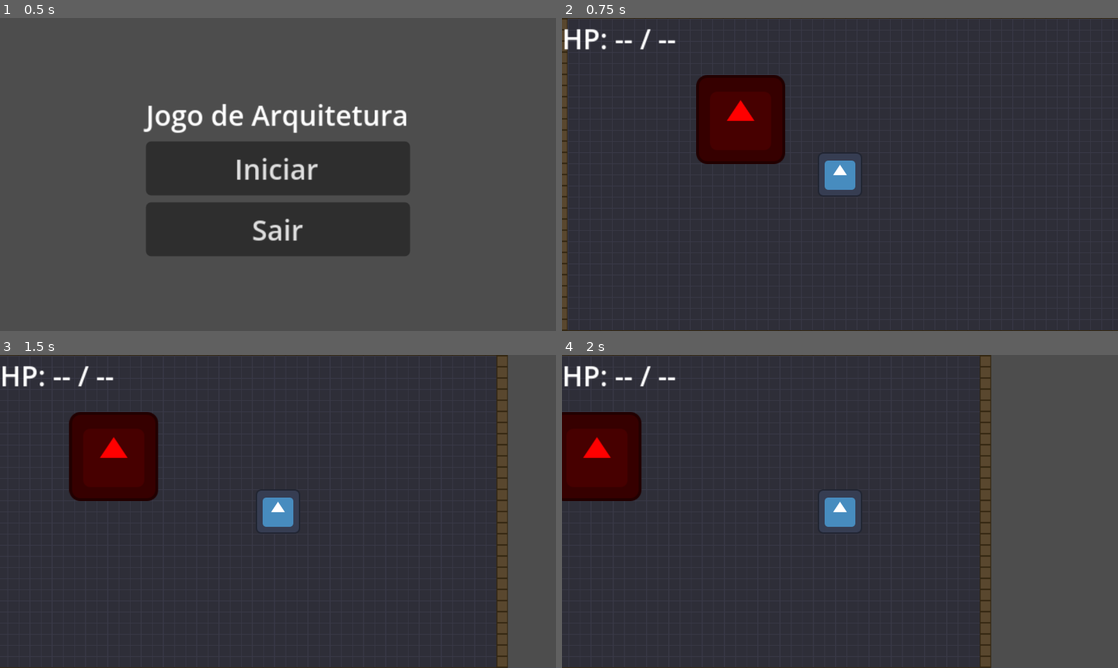
Above: before the commit, frames 1-4 (two rows, left to right).
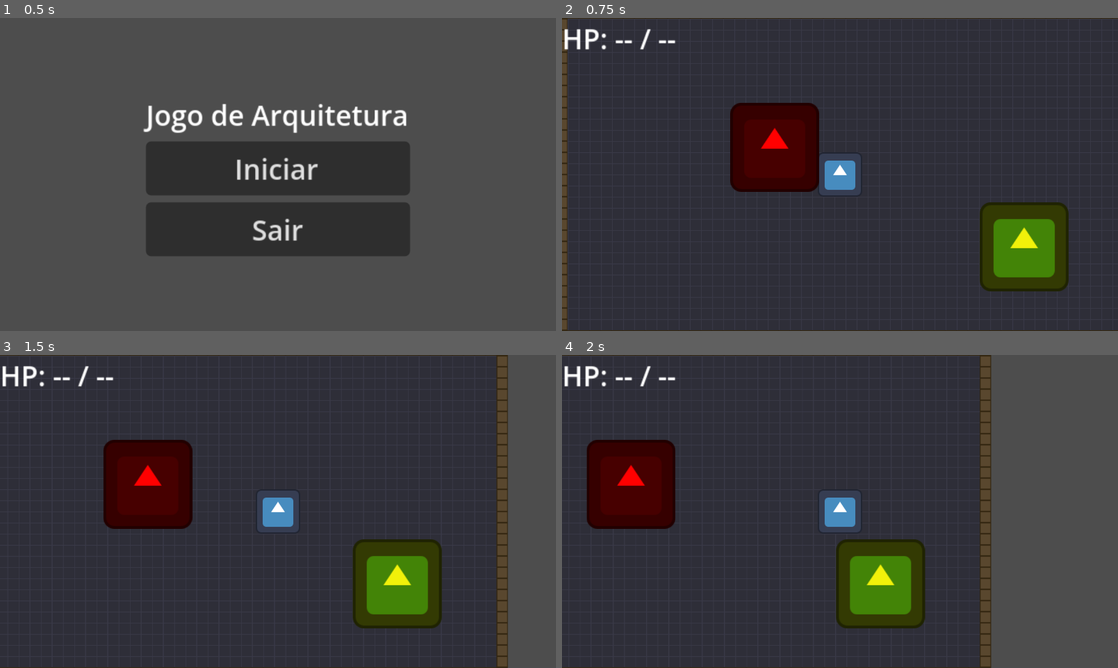
Above: after the commit, the same moments.

Repository: UnBArqDsw2026-1-Turma02/2026.1-T02_G1_MadDev_Entrega_03
Game: Godot game, scene res://scenes/ui/main_menu.tscn
Same seed, same stepped clock (60 frames per second), same inputs: the game is played once before the commit and once after it. The engine's default icon, where the game draws it, is replaced by a stand-in: a white triangle on a blue panel in a dark square.
Inputs:
- Up to frame 1 (0.5 s): no input
- Up to frame 2 (0.75 s): click "Iniciar" at 0.5 s
- Up to frame 3 (1.5 s): tap Enter at 1.25 s; hold D (move_right) from 1.28 s (still down); tap Space (dash) at 1.35 s
- Up to frame 4 (2 s): keep holding D (move_right)

Frame 1 is identical in both runs. In frame 2, 10% of the frame differs, in the area x 24-92%, y 18-88%; in frame 3, 10%, in the area x 12-80%, y 18-88%; in frame 4, 9.8%.

Commit message:
atualizacoes no metodo de spawn

Diff:
--- a/jogo/scenes/world/test_room.tscn
+++ b/jogo/scenes/world/test_room.tscn
@@ -6,7 +6,8 @@
 [ext_resource type="Script" uid="uid://broomvalid001" path="res://scripts/world/room_validator.gd" id="4_ytumw"]
 [ext_resource type="PackedScene" uid="uid://cv0xhs4eb6465" path="res://scenes/world/door.tscn" id="5_fc6vu"]
 [ext_resource type="PackedScene" uid="uid://bpausemenu001" path="res://scenes/ui/pause_menu.tscn" id="6_pause"]
-[ext_resource type="PackedScene" uid="uid://djf6b503y8c2n" path="res://scenes/enemies/enemy.tscn" id="7_u3u0o"]
+[ext_resource type="Script" uid="uid://dsawei2qls5mw" path="res://scripts/enemies/basic_enemy_spawner.gd" id="7_6s7be"]
+[ext_resource type="Script" uid="uid://c7lt8ue0cwaui" path="res://scripts/enemies/ranged_enemy_spawner.gd" id="7_u3u0o"]
 
 [node name="TestRoom" type="Node2D" unique_id=2062937570]
 
@@ -23,7 +24,6 @@
 
 [node name="RoomValidator" type="Node" parent="." unique_id=356141330]
 script = ExtResource("4_ytumw")
-managed_door_ids = Array[String](["", "", "", ""])
 
 [node name="Door" parent="." unique_id=2127026036 instance=ExtResource("5_fc6vu")]
 position = Vector2(-44, -106)
@@ -33,5 +33,10 @@
 
 [node name="PauseMenu" parent="PauseLayer" unique_id=881234567 instance=ExtResource("6_pause")]
 
-[node name="Enemy" parent="." unique_id=1129722874 instance=ExtResource("7_u3u0o")]
-position = Vector2(9, 33)
+[node name="spawn2" type="Node2D" parent="." unique_id=1154256912]
+position = Vector2(58, 73)
+script = ExtResource("7_6s7be")
+
+[node name="spawn" type="Node2D" parent="." unique_id=1541222538]
+position = Vector2(417, 216)
+script = ExtResource("7_u3u0o")
--- a/jogo/scripts/autoloads/game_mediator.gd
+++ b/jogo/scripts/autoloads/game_mediator.gd
@@ -4,6 +4,7 @@
 
 const EVENT_PLAYER_HEALTH_CHANGED: StringName = &"player_health_changed"
 const EVENT_PLAYER_DIED: StringName = &"player_died"
+const EVENT_ENEMY_SPAWNED: StringName = &"enemy_spawned"
 const EVENT_ENEMY_DIED: StringName = &"enemy_died"
 const EVENT_ROOM_CLEARED: StringName = &"room_cleared"
 const EVENT_RUN_STARTED: StringName = &"run_started"
--- /dev/null
+++ b/jogo/scripts/enemies/basic_enemy_spawner.gd
@@ -0,0 +1,8 @@
+## Factory Method Pattern — ConcreteCreator para inimigo básico.
+class_name BasicEnemySpawner
+extends EnemySpawner
+
+const SCENE: PackedScene = preload("res://scenes/enemies/enemy.tscn")
+
+func _create_enemy() -> CharacterBody2D:
+	return SCENE.instantiate()
--- a/jogo/scripts/enemies/enemy_base.gd
+++ b/jogo/scripts/enemies/enemy_base.gd
@@ -1,6 +1,6 @@
 ## Factory/Prototype Pattern — classe base de todos os inimigos.
 ## State Pattern   — subclasses implementarão estados de IA.
-## Observer Pattern — emite sinais pelo SignalBus; conexões via inspetor.
+## Observer Pattern — emite eventos via GameMediator.
 ## Chain of Responsibility — take_damage() será o ponto de entrada da cadeia de dano.
 extends CharacterBody2D
 
--- a/jogo/scripts/enemies/enemy_factory.gd
+++ /dev/null
@@ -1,38 +0,0 @@
-## Factory Method Pattern
-## Centraliza a criação de inimigos. Adicione novos tipos aqui.
-class_name EnemyFactory
-extends Node
-
-# ---------------------------------------------------------------------------
-# Registro de PackedScenes (adicione novos inimigos aqui)
-# ---------------------------------------------------------------------------
-const ENEMY_SCENES: Dictionary = {
-	&"basic": preload("res://scenes/enemies/enemy.tscn"),
-	&"ranged": preload("res://scenes/enemies/enemy_ranged.tscn"),  # ← NOVO!
-}
-
-
-# ---------------------------------------------------------------------------
-# Factory Method - cria um inimigo pelo tipo
-# ---------------------------------------------------------------------------
-static func create(type: StringName) -> CharacterBody2D:
-	# Verifica se o tipo existe
-	if not ENEMY_SCENES.has(type):
-		push_error("EnemyFactory: tipo desconhecido '%s'" % type)
-		return null
-
-	# Instancia a cena
-	var enemy_scene: PackedScene = ENEMY_SCENES[type]
-	var enemy: CharacterBody2D = enemy_scene.instantiate()
-
-	# Configurações específicas por tipo (opcional)
-	match type:
-		&"basic":
-			# Básico usa valores padrão da cena
-			pass
-		&"ranged":
-			# Ranged pode ter configurações extras
-			# Ex: enemy.attack_range = 100.0
-			pass
-
-	return enemy
--- /dev/null
+++ b/jogo/scripts/enemies/enemy_spawner.gd
@@ -0,0 +1,24 @@
+## Factory Method Pattern — Creator abstrato.
+## Coloque um nó com este script (ou subclasse) na cena da sala,
+## na posição onde o inimigo deve aparecer.
+## A subclasse define qual inimigo é criado; este Creator define como ele é spawnado.
+class_name EnemySpawner
+extends Node2D
+
+func _ready() -> void:
+	spawn()
+	queue_free()
+
+func spawn() -> CharacterBody2D:
+	var enemy := _create_enemy()
+	if enemy == null:
+		return null
+	enemy.position = get_parent().to_local(global_position)
+	enemy.add_to_group("enemies")
+	get_parent().add_child.call_deferred(enemy)
+	GameMediator.notify.call_deferred(self, GameMediator.EVENT_ENEMY_SPAWNED, {"enemy": enemy})
+	return enemy
+
+func _create_enemy() -> CharacterBody2D:
+	push_error("EnemySpawner._create_enemy() deve ser sobrescrito pela subclasse.")
+	return null
--- /dev/null
+++ b/jogo/scripts/enemies/ranged_enemy_spawner.gd
@@ -0,0 +1,8 @@
+## Factory Method Pattern — ConcreteCreator para inimigo de longa distância.
+class_name RangedEnemySpawner
+extends EnemySpawner
+
+const SCENE: PackedScene = preload("res://scenes/enemies/enemy_ranged.tscn")
+
+func _create_enemy() -> CharacterBody2D:
+	return SCENE.instantiate()
--- a/jogo/scripts/world/room_validator.gd
+++ b/jogo/scripts/world/room_validator.gd
@@ -12,17 +12,12 @@
 
 
 func _ready() -> void:
+	GameMediator.register(GameMediator.EVENT_ENEMY_SPAWNED, _on_mediator_enemy_spawned)
 	GameMediator.register(GameMediator.EVENT_ENEMY_DIED, _on_mediator_enemy_died)
-	var enemies: Array[Node] = get_tree().get_nodes_in_group("enemies")
-	_total_enemies = enemies.size()
-	_enemies_killed = 0
-
-	# Visita cada inimigo para registrar estado inicial.
-	for enemy in enemies:
-		visit_enemy(enemy)
 
 
 func _exit_tree() -> void:
+	GameMediator.unregister(GameMediator.EVENT_ENEMY_SPAWNED, _on_mediator_enemy_spawned)
 	GameMediator.unregister(GameMediator.EVENT_ENEMY_DIED, _on_mediator_enemy_died)
 
 
@@ -47,8 +42,15 @@
 
 
 # ---------------------------------------------------------------------------
-# Receptor do GameMediator.EVENT_ENEMY_DIED
+# Receptores do GameMediator
 # ---------------------------------------------------------------------------
+func _on_mediator_enemy_spawned(_sender: Object, _event: StringName, data: Dictionary) -> void:
+	var enemy: Node = data.get("enemy") as Node
+	if enemy != null:
+		_total_enemies += 1
+		visit_enemy(enemy)
+
+
 func _on_mediator_enemy_died(sender: Object, _event: StringName, data: Dictionary) -> void:
 	var enemy: Node = data.get("enemy", sender) as Node
 	if enemy != null:
@@ -79,39 +81,3 @@
 
 func _is_room_cleared() -> bool:
 	return _total_enemies > 0 and _enemies_killed >= _total_enemies
-
-
-# ---------------------------------------------------------------------------
-# Factory Method - criar inimigos usando a fábrica
-# ---------------------------------------------------------------------------
-func spawn_enemy(enemy_type: StringName, position: Vector2) -> CharacterBody2D:
-	var enemy: CharacterBody2D = EnemyFactory.create(enemy_type)
-	if enemy == null:
-		return null
-
-	# Adiciona à cena
-	add_child(enemy)
-	enemy.global_position = position
-
-	# Adiciona ao grupo para o validador encontrar
-	enemy.add_to_group("enemies")
-
-	# Incrementa contador de inimigos
-	_total_enemies += 1
-
-	return enemy
-
-
-# ---------------------------------------------------------------------------
-# Criar uma sala completa com vários inimigos
-# ---------------------------------------------------------------------------
-func setup_combat_room(enemy_list: Array[Dictionary]) -> void:
-	# enemy_list exemplo: [
-	#     {"type": &"basic", "pos": Vector2(100, 100)},
-	#     {"type": &"basic", "pos": Vector2(200, 150)},
-	# ]
-
-	for enemy_data in enemy_list:
-		var enemy_type: StringName = enemy_data.get("type", &"basic")
-		var pos: Vector2 = enemy_data.get("pos", Vector2.ZERO)
-		spawn_enemy(enemy_type, pos)
Not shown, added: jogo/scripts/enemies/basic_enemy_spawner.gd.uid
Not shown, added: jogo/scripts/enemies/enemy_spawner.gd.uid
Not shown, added: jogo/scripts/enemies/ranged_enemy_spawner.gd.uid
Not shown, changed: docs/mediator.md
